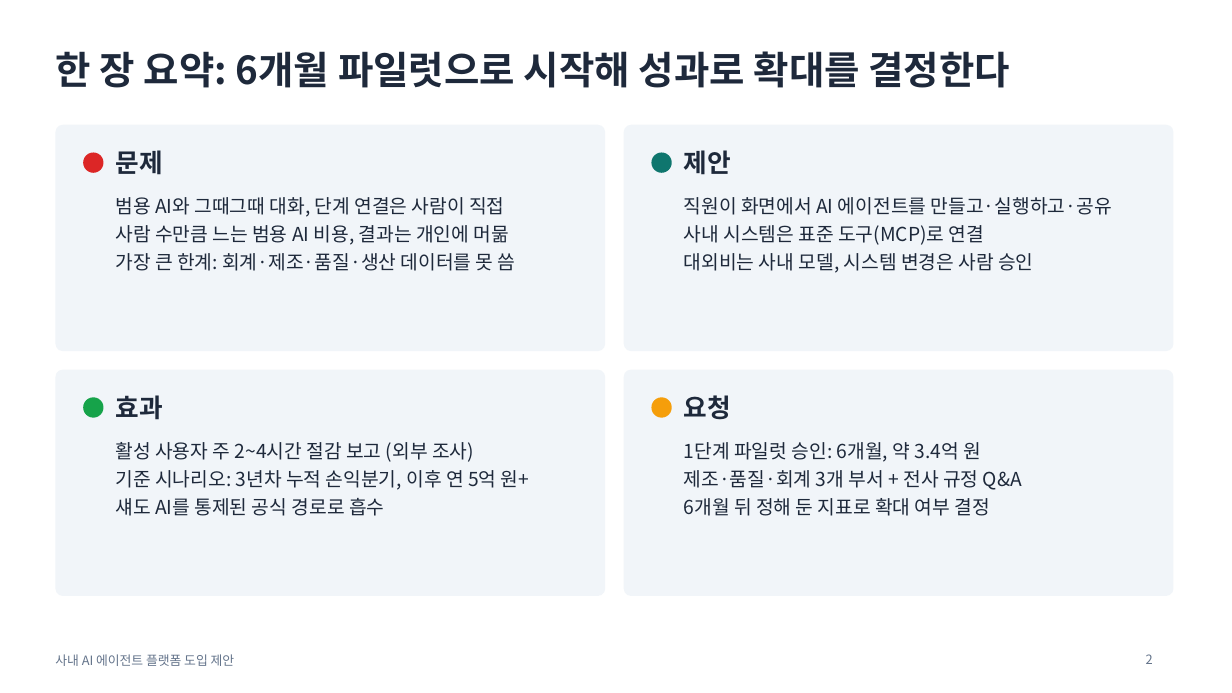
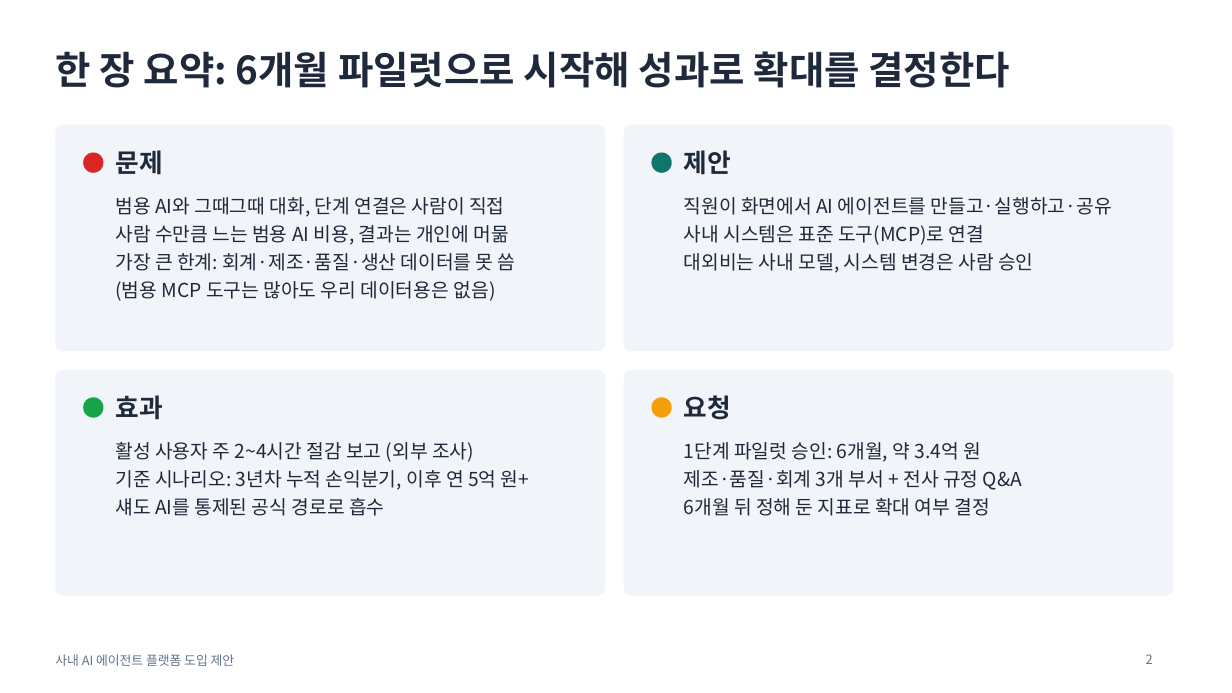
Before and after one commit to lucky-sugar-park/tech-review, a slide deck: slide 2 of proposal/ai-agent-platform-proposal.pptx. Drawn at 1232x693 pixels with LibreOffice and Linux fonts; fonts in the diff are those of the drawing. Boxes give left, top, right and bottom in pixels: in the first picture for what was removed or moved away, otherwise in the second. Text is boxed around its words. In the diff, an @@ line names an element or a change of style, - is before the commit and + after.

```diff
--- a/proposal/ai-agent-platform-proposal.pptx
+++ b/proposal/ai-agent-platform-proposal.pptx
@@ text at (115, 281, 495, 301): paragraph added @@
+(범용 MCP 도구는 많아도 우리 데이터용은 없음)
```
Also in this commit, not shown: 1 other slide changed, 1 slide added, 3 other files.
